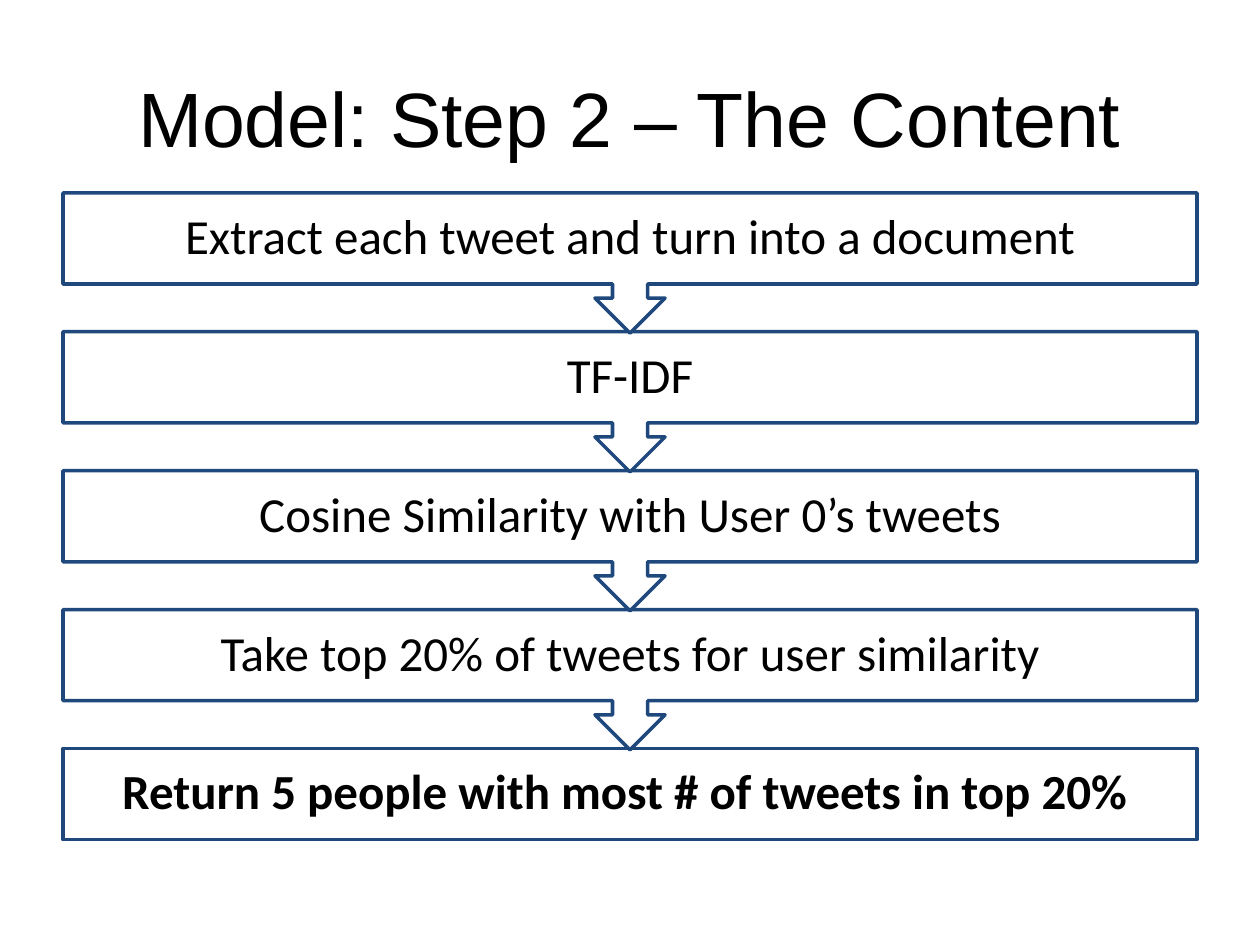
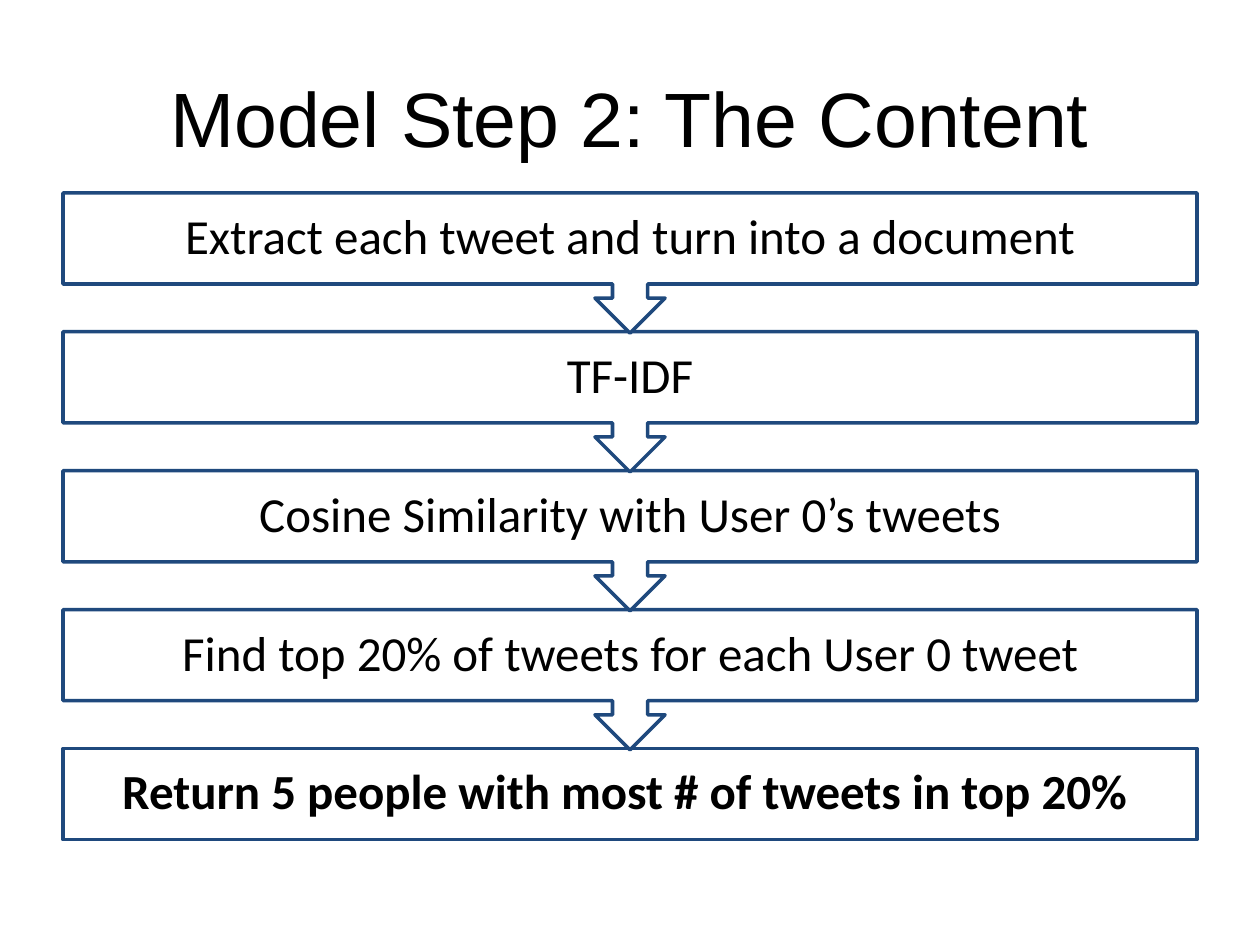
Before and after one commit to susiexsun/capstone_project, a slide deck: slide 6 of capstone_presentation.pptx. Drawn at 1260x945 pixels with LibreOffice and Linux fonts; fonts in the diff are those of the drawing. Boxes give left, top, right and bottom in pixels: in the first picture for what was removed or moved away, otherwise in the second. Text is boxed around its words. In the diff, an @@ line names an element or a change of style, - is before the commit and + after.

```diff
--- a/capstone_presentation.pptx
+++ b/capstone_presentation.pptx
@@ title at [170,91,1088,162]: text changed @@
-Model: Step 2 – The Content
+Model Step 2: The Content
@@ text at [182,637,1078,679]: text changed @@
-Take top 20% of tweets for user similarity
+Find top 20% of tweets for each User 0 tweet
```
Also in this commit, not shown: 5 other slides changed, 2 slides added, 1 slide removed, 7 other files.
